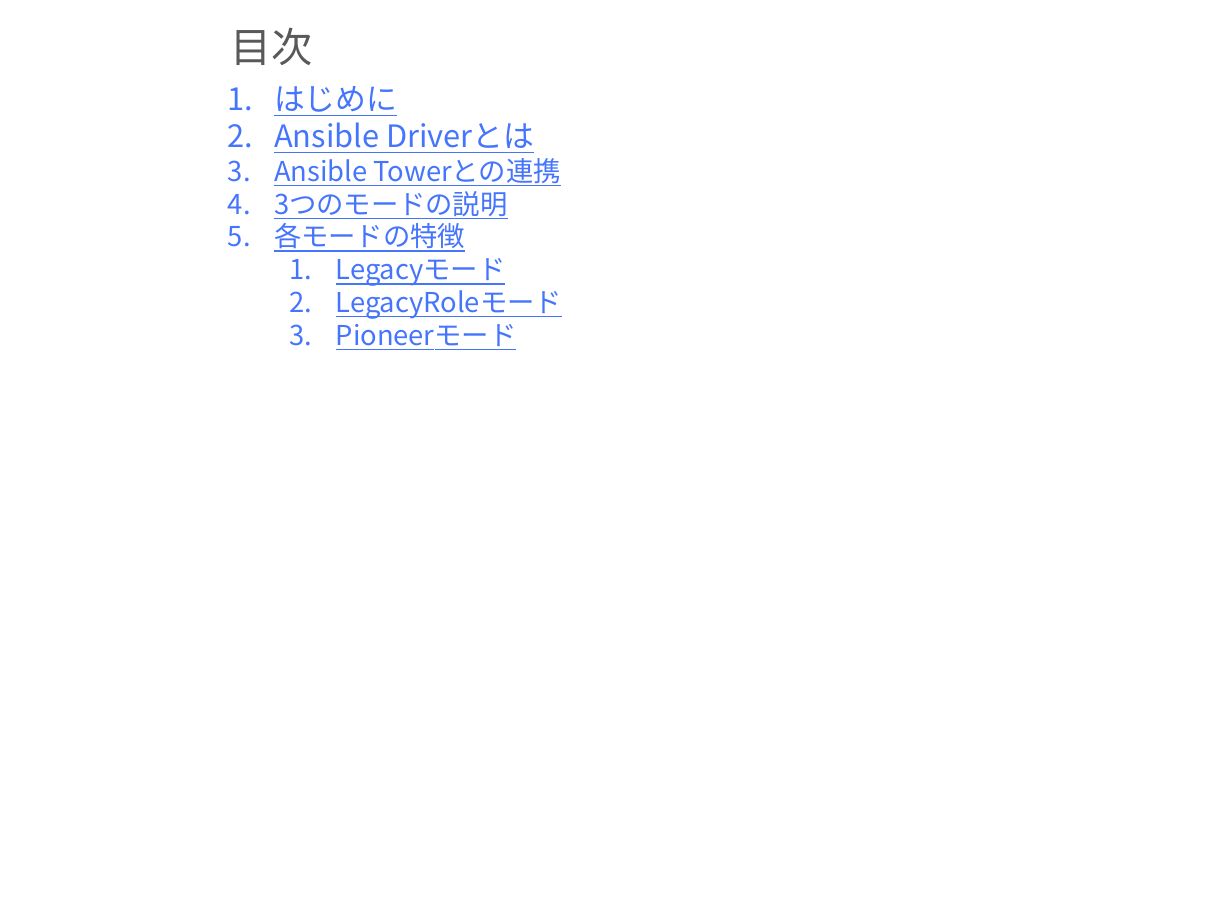
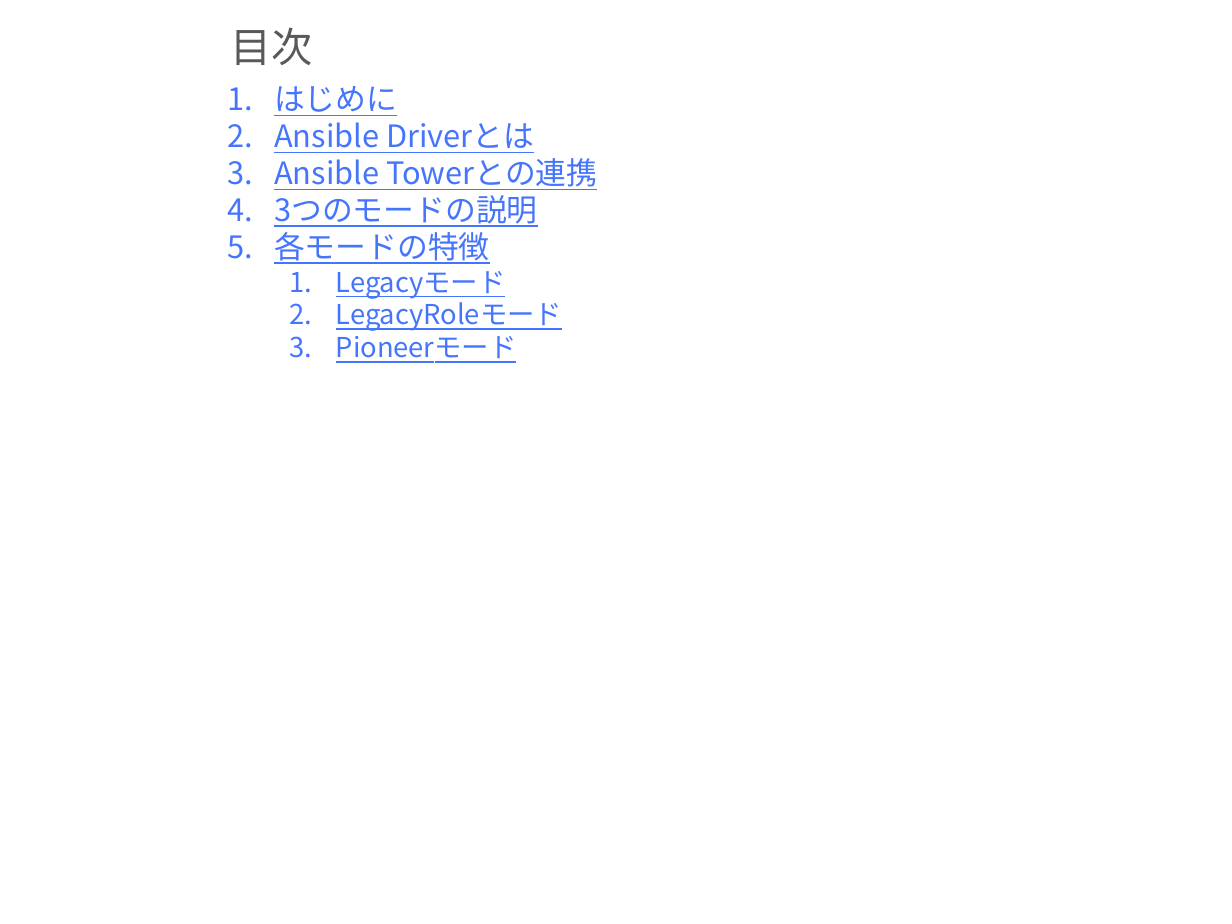
Before and after one commit to exastro-suite/it-automation-docs, a slide deck: slide 2 of asset/Learn_ja/ITA-Ansible-Driver_ja.pptx. Drawn at 1232x924 pixels with LibreOffice and Linux fonts; fonts in the diff are those of the drawing; background and template pictures are left out. Boxes give left, top, right and bottom in pixels: in the first picture for what was removed or moved away, otherwise in the second. Text is boxed around its words. In the diff, an @@ line names an element or a change of style, - is before the commit and + after.

```diff
--- a/asset/Learn_ja/ITA-Ansible-Driver_ja.pptx
+++ b/asset/Learn_ja/ITA-Ansible-Driver_ja.pptx
@@ text at box(274, 158, 597, 264): size 16 to 18 pt in "Ansible Towerとの連携", "3つのモードの説明", "各モードの特徴" @@
```
Also in this commit, not shown: 7 other slides changed, 1 other file.
